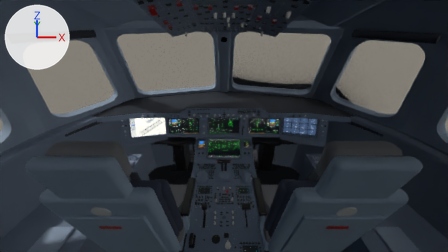
Renders of the Blender file a350_cockpit/a350_900_cockpit.blend from each side of a commit.
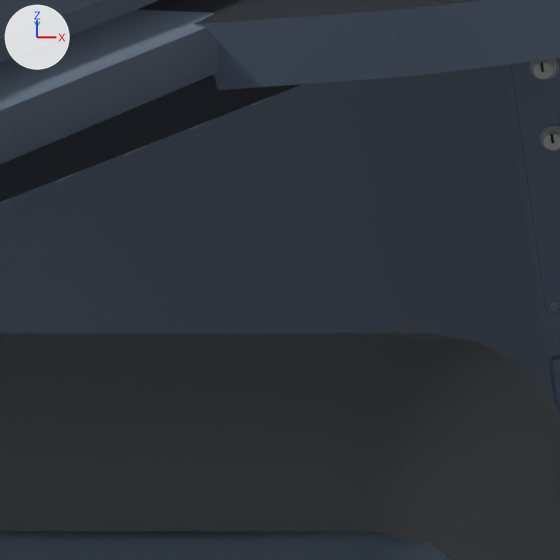
The first picture shows the older version from the file's camera 'Cam_overview'. The close-ups show the older and then the newer version on the part from 18% to 28% of the width and 46% to 63% of the height of that picture. Only the edits that show in the close-ups are written down. The lights are fixed; the arrows at upper left show +X, +Y and +Z.

Before the edit, the objects in view are built like this:
```python
ob_glareshield = bpy.data.objects.new('Glareshield', me_glareshield)
ob_glareshield.location = (0.0, 0.0, 0.0)
ob_mip_structure = bpy.data.objects.new('MIP_Structure', me_mip_structure)
ob_mip_structure.location = (0.0, 0.0, 0.0)
ob_shell_lining = bpy.data.objects.new('Shell_Lining', me_shell_lining)
ob_shell_lining.location = (0.0, 0.0, 0.0)
# also in view: 'Structure_Details' at (0.0, 0.01, 1.51); 'OIS_SIDE_PANEL_L' at (-0.98, 0.58, 0.86); 'Seat_CAPT_Frame' at (-0.54, -0.1, 0.66); 'Seat_CAPT_Cushions' at (-0.53, -0.08, 0.84)
```
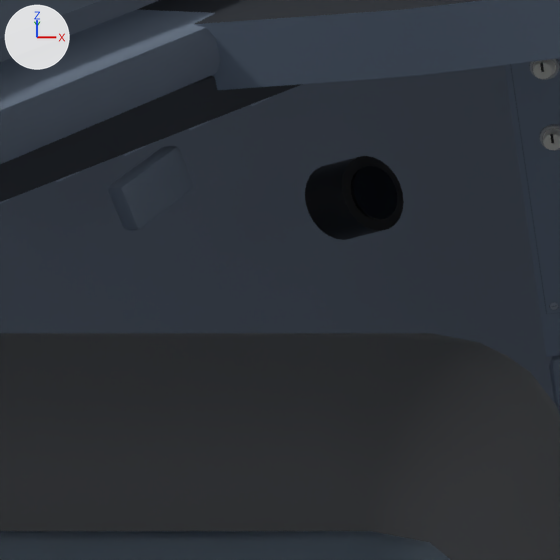
What changed in the scene script:
```text
Add me_side_wall_fittings_capt:
    me_side_wall_fittings_capt.from_pydata(...)  # 152 vertices, 106 faces; spans x -1.176..-1.09, y 0.39..0.548, z 0.833..0.948
    me_side_wall_fittings_capt.polygons.foreach_set('use_smooth', [True] * 106)
    # faces by material slot: [26, 26, 54]
    me_side_wall_fittings_capt.materials.append(mat_black_plastic)  # black #161618
    me_side_wall_fittings_capt.materials.append(mat_black_gloss)  # black #0a0a0c
    me_side_wall_fittings_capt.materials.append(mat_liner_low)  # greyish blue #768498
Add ob_side_wall_fittings_capt:
    ob_side_wall_fittings_capt = bpy.data.objects.new('Side_Wall_Fittings_CAPT', me_side_wall_fittings_capt)
    ob_side_wall_fittings_capt.location = (0.0, 0.0, 0.0)
    _m = ob_side_wall_fittings_capt.modifiers.new('WeightedNormal', 'WEIGHTED_NORMAL')
    _m.keep_sharp = True
```

Changed parts and their boxes (x1, y1, x2, y2) in the close-ups (560 x 560 px):
'Side_Wall_Fittings_CAPT', added: after (108, 146, 404, 240)
    faces in mat_black_plastic (black #161618): (305, 156, 404, 240)
    faces in mat_liner_low (greyish blue #768498): (108, 146, 193, 230)
    faces in mat_black_gloss (black #0a0a0c): (351, 166, 397, 220)
